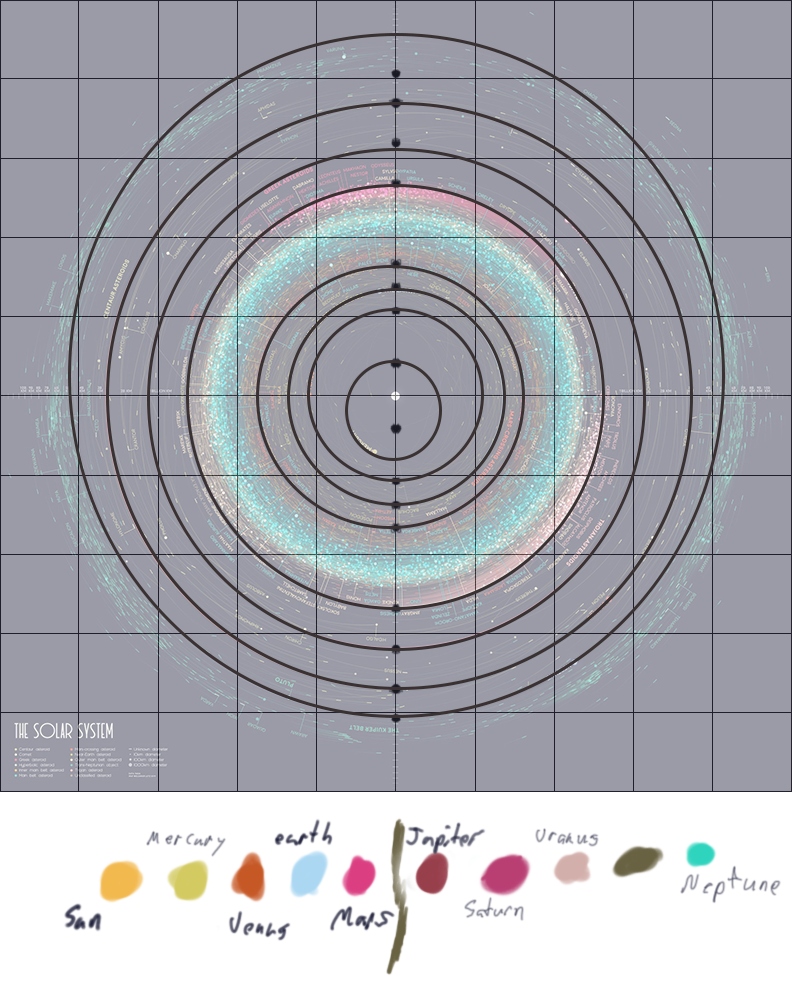
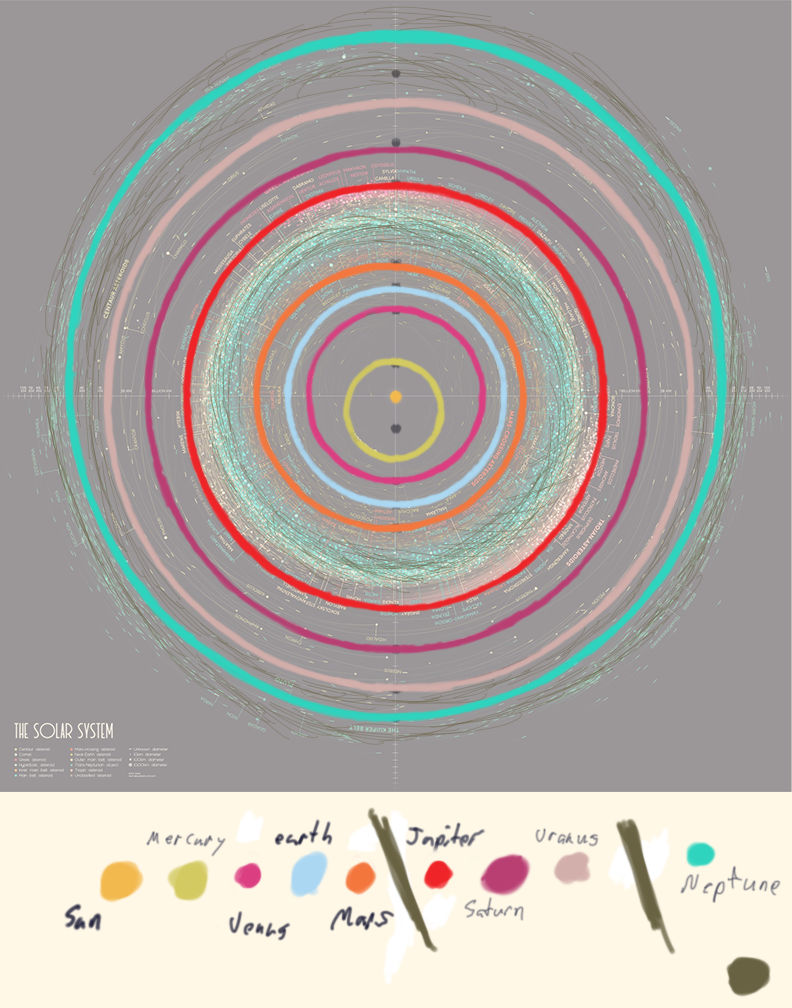
Before/after of a 792x1008 layered artwork. What changed in the layer stack:
added group "Asteroids" with 3 layers above "Orbits" over [40, 6, 750, 745]
added layer "Layer 12" in group "Asteroids" over [40, 6, 750, 745]
added layer "Layer 11" in group "Asteroids" over [74, 51, 712, 710]
added layer "Layer 10" in group "Asteroids" over [205, 207, 585, 594]
added group "Orbits" with 9 layers above "Shapes" over [62, 27, 729, 724]
added layer "Layer 9" in group "Orbits" over [62, 27, 729, 724]
added layer "Layer 8" in group "Orbits" over [102, 95, 697, 695]
added layer "Layer 7" in group "Orbits" over [142, 144, 650, 656]
added layer "Layer 6" in group "Orbits" over [181, 179, 610, 615]
added layer "Layer 5" in group "Orbits" over [251, 261, 529, 534]
added layer "Layer 4" in group "Orbits" over [282, 284, 510, 510]
added layer "Layer 3" in group "Orbits" over [304, 304, 488, 487]
added layer "Layer 2" in group "Orbits" over [341, 356, 447, 465]
added group "Shapes" (52%) with 9 layers above "Palette" over [68, 33, 725, 724]
moved "Ellipse 8" into group "Shapes" over [68, 33, 725, 718]
moved "Ellipse 7" into group "Shapes" over [106, 102, 693, 690]
moved "Ellipse 6" into group "Shapes" over [147, 148, 646, 651]
moved "Ellipse 5" into group "Shapes" over [186, 184, 605, 610]
moved "Ellipse 4" into group "Shapes" over [256, 265, 525, 529]
moved "Ellipse 3" into group "Shapes" over [287, 288, 506, 506]
moved "Ellipse 2" into group "Shapes" over [307, 308, 484, 482]
moved "Dots" into group "Shapes" over [388, 68, 404, 724]
painted on "Palette" over [229, 806, 772, 998]
renamed "BackgroundGrid" to "BackgroundGridCosmicLatte", painted on it over [0, 0, 792, 1008]
…and 2 more changes (1 added, 1 stack)